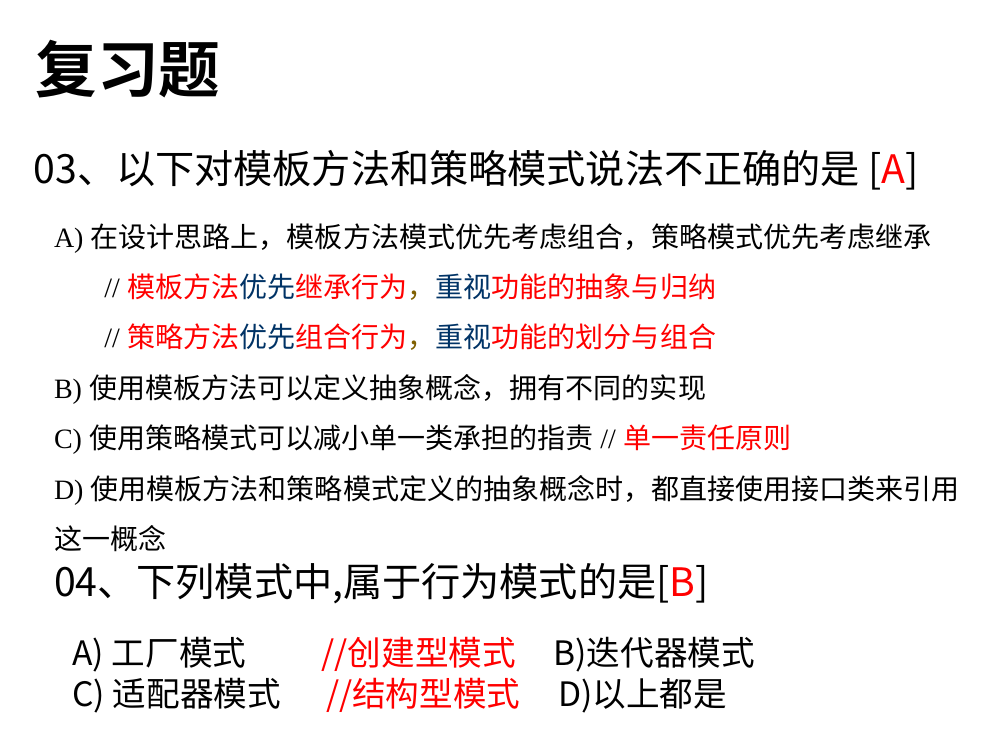
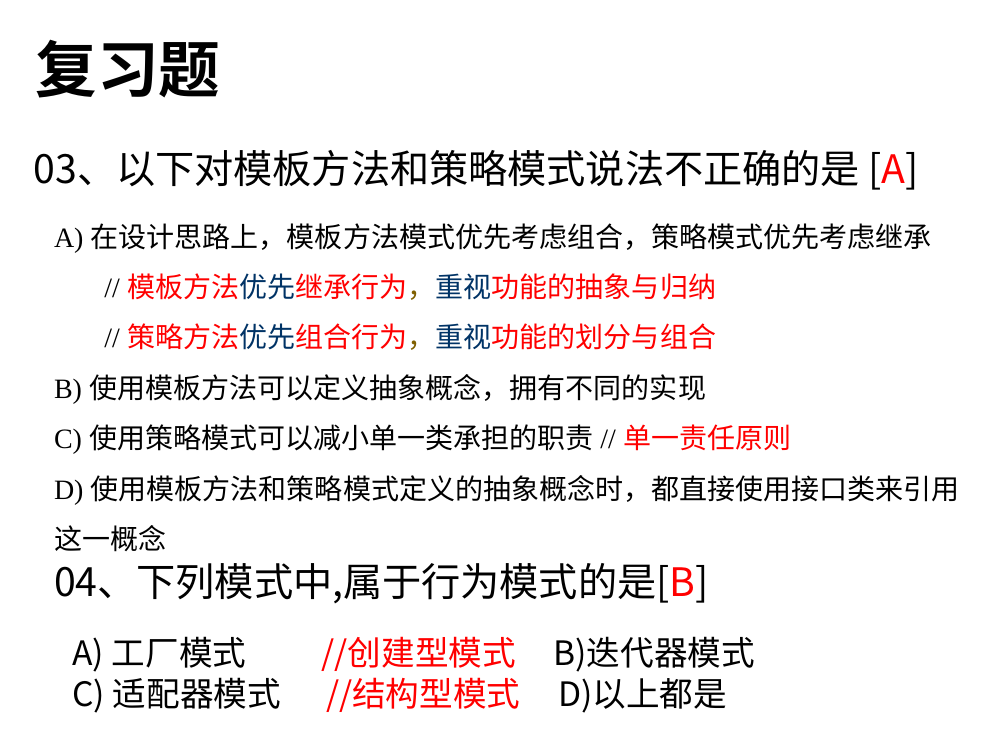
Before and after one commit to thunlp/OOP-THU, a slide deck: slide 24 of oop期末复习-2019.pptx. Drawn at 1008x756 pixels with LibreOffice and Linux fonts; fonts in the diff are those of the drawing. Boxes give left, top, right and bottom in pixels: in the first picture for what was removed or moved away, otherwise in the second. Text is boxed around its words. In the diff, an @@ line names an element or a change of style, - is before the commit and + after.

```diff
--- a/oop期末复习-2019.pptx
+++ b/oop期末复习-2019.pptx
@@ text at box(54, 424, 791, 454): text changed @@
-C) 使用策略模式可以减小单一类承担的指责 // 单一责任原则
+C) 使用策略模式可以减小单一类承担的职责 // 单一责任原则
```
Also in this commit, not shown: 9 other slides changed, 2 slides added.
